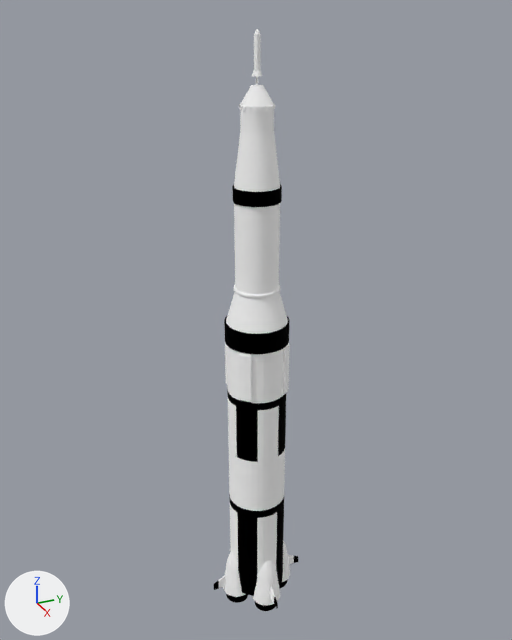
The glTF model public/img/models/rocket.gltf: old version first, new version second.
Both versions are drawn from a 50 mm lens placed at (16.48, -7.75, 12.87), pointed at (-3.1, 1.06, 3.08). Lighting does not change. The marker at lower left points along +X, +Y and +Z. Where no turn or scale is listed for an object, it has been applied to the vertices.
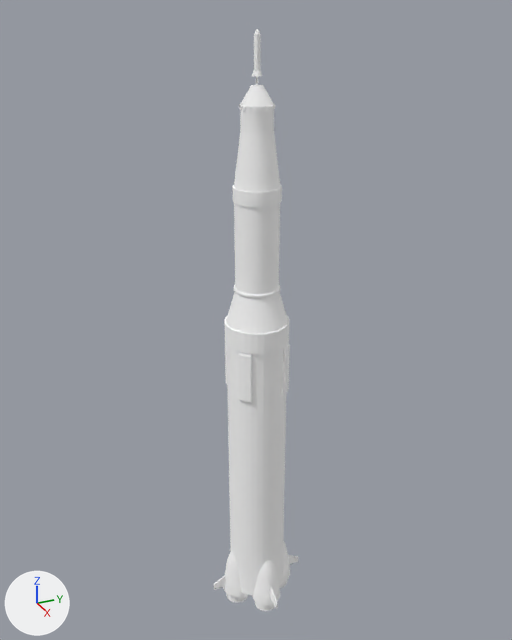
The newer file is also turned or shifted as a whole; pictures and numbers use the older file's frame.

Location of each change, (x1, y1, x2, y2) in pixels of the pictures (512 x 640 px):
```json
{"object": "Sphere.008", "change": "recoloured", "before": [214, 181, 299, 611], "after": [214, 181, 299, 611], "on screen": "black to white"}
```

Edits to the scene script, one JSON object a line:
```json
{"op": "set", "path": "mat_black.base_color", "old": "(0.0, 0.0, 0.0)", "new": "(1.0, 1.0, 1.0)", "note": "black #000000 -> white #ffffff"}
```
